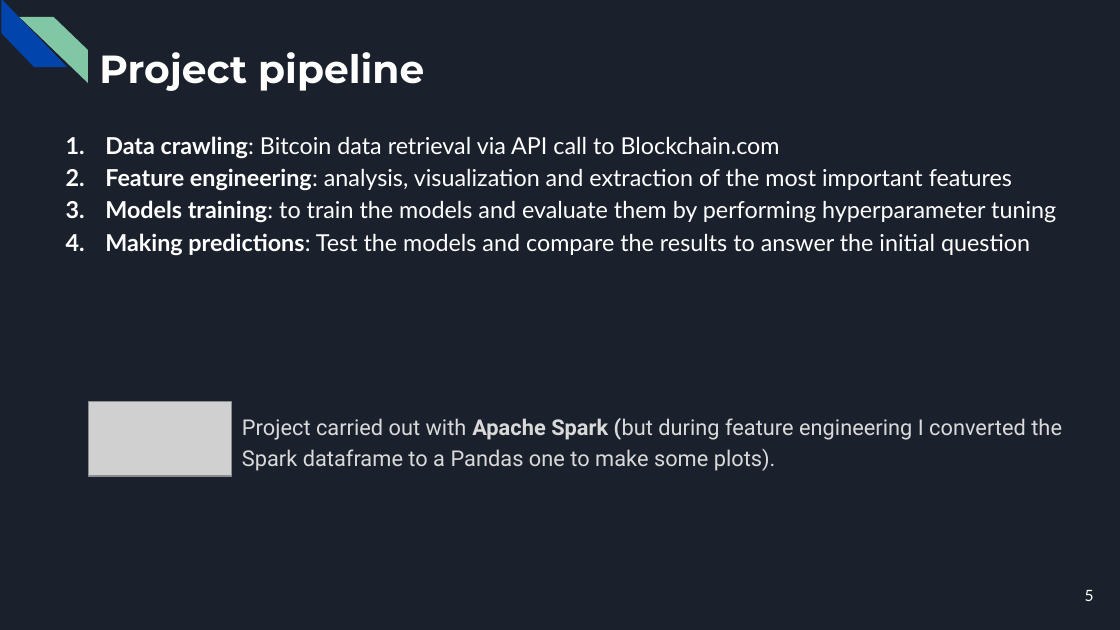
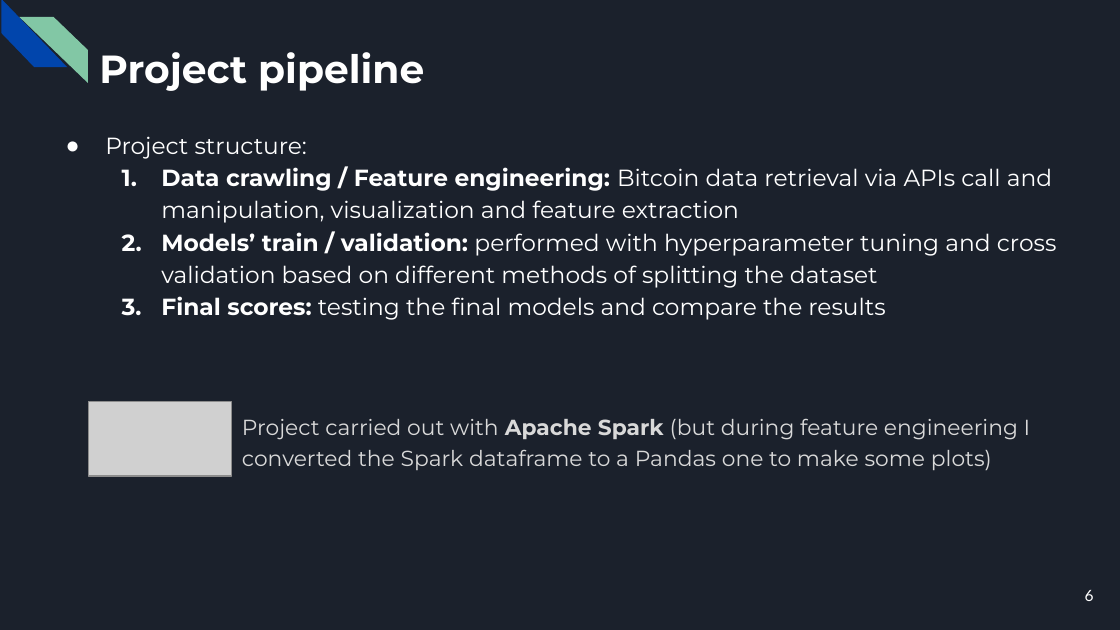
Before and after one commit to CorsiDanilo/bitcoin-price-prediction-with-pyspark, a slide deck: slide 6 of presentation/presentation.pptx (slide 5 before the commit). Drawn at 1120x630 pixels with LibreOffice and Linux fonts; fonts in the diff are those of the drawing; grey boxes stand for pictures. Boxes give left, top, right and bottom in pixels: in the first picture for what was removed or moved away, otherwise in the second. Text is boxed around its words. In the diff, an @@ line names an element or a change of style, - is before the commit and + after.

```diff
--- a/presentation/presentation.pptx
+++ b/presentation/presentation.pptx
@@ text at [105, 136, 1057, 320]: text changed; font Lato to Montserrat @@
-1. Data crawling: Bitcoin data retrieval via API call to Blockchain.com
-2. Feature engineering: analysis, visualization and extraction of the most important features
-3. Models training: to train the models and evaluate them by performing hyperparameter tuning
-4. Making predictions: Test the models and compare the results to answer the initial question
+● Project structure:
+1. Data crawling / Feature engineering: Bitcoin data retrieval via APIs call and manipulation, visualization and feature extraction
+2. Models’ train / validation: performed with hyperparameter tuning and cross validation based on different methods of splitting the dataset
+3. Final scores: testing the final models and compare the results
@@ text at [242, 419, 1031, 471]: text changed; font Roboto to Montserrat @@
-Project carried out with Apache Spark (but during feature engineering I converted the Spark dataframe to a Pandas one to make some plots).
+Project carried out with Apache Spark (but during feature engineering I converted the Spark dataframe to a Pandas one to make some plots)
@@ page number at [1085, 590, 1094, 601]: text changed @@
-5
+6
```
Also in this commit, not shown: 5 other slides changed, 14 slides added, 8 slides removed, 2 other files.
